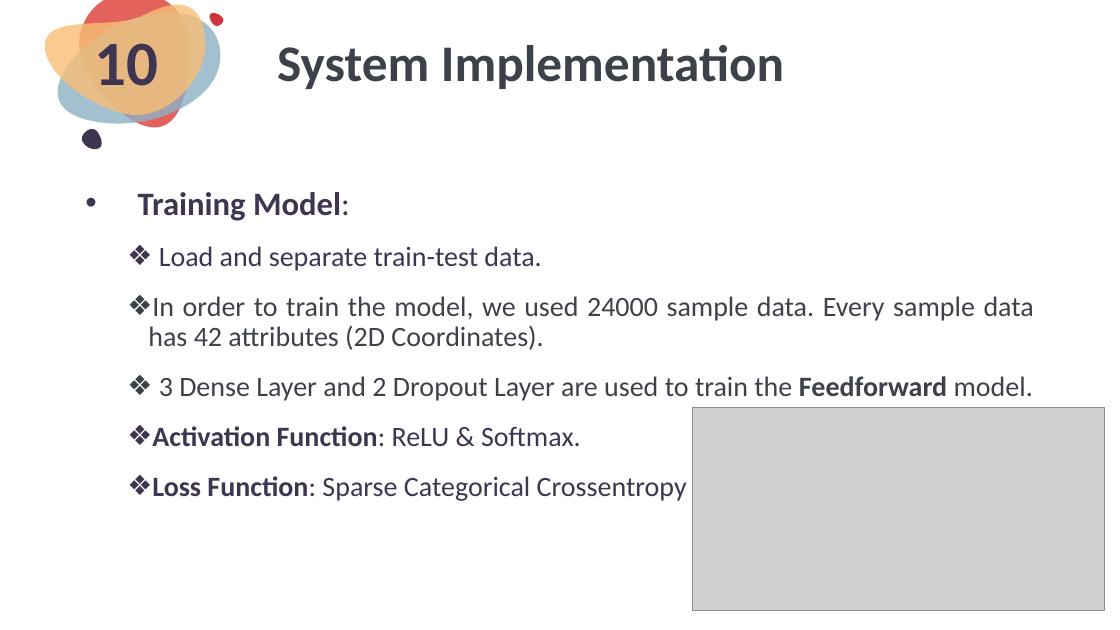
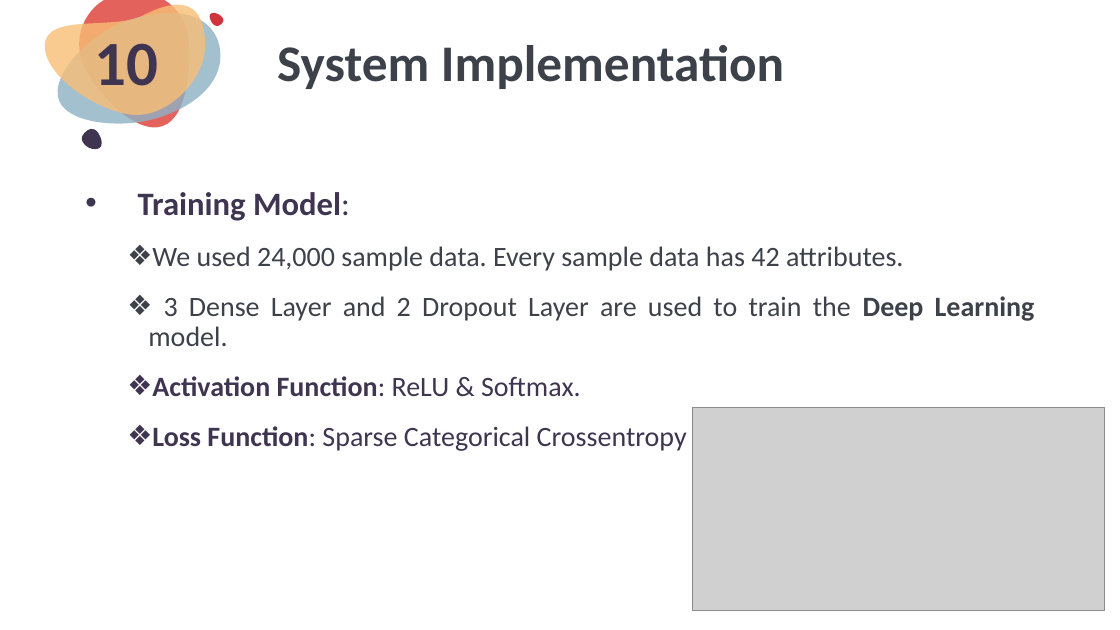
Before and after one commit to CodingSamrat/Sign-Language-Recognition, a slide deck: slide 14 of docs/Presentation-[Final].pptx. Drawn at 1120x630 pixels with LibreOffice and Linux fonts; fonts in the diff are those of the drawing; grey boxes stand for pictures. Boxes give left, top, right and bottom in pixels: in the first picture for what was removed or moved away, otherwise in the second. Text is boxed around its words. In the diff, an @@ line names an element or a change of style, - is before the commit and + after.

```diff
--- a/docs/Presentation-[Final].pptx
+++ b/docs/Presentation-[Final].pptx
@@ text at (148,246,1035,346): text changed @@
-  ❖ Load and separate train-test data.
-  ❖ In order to train the model, we used 24000 sample data. Every sample data has 42 attributes (2D Coordinates).
-  ❖ 3 Dense Layer and 2 Dropout Layer are used to train the Feedforward model.
+  ❖ We used 24,000 sample data. Every sample data has 42 attributes.
+  ❖ 3 Dense Layer and 2 Dropout Layer are used to train the Deep Learning model.
```
Also in this commit, not shown: 2 other files.
